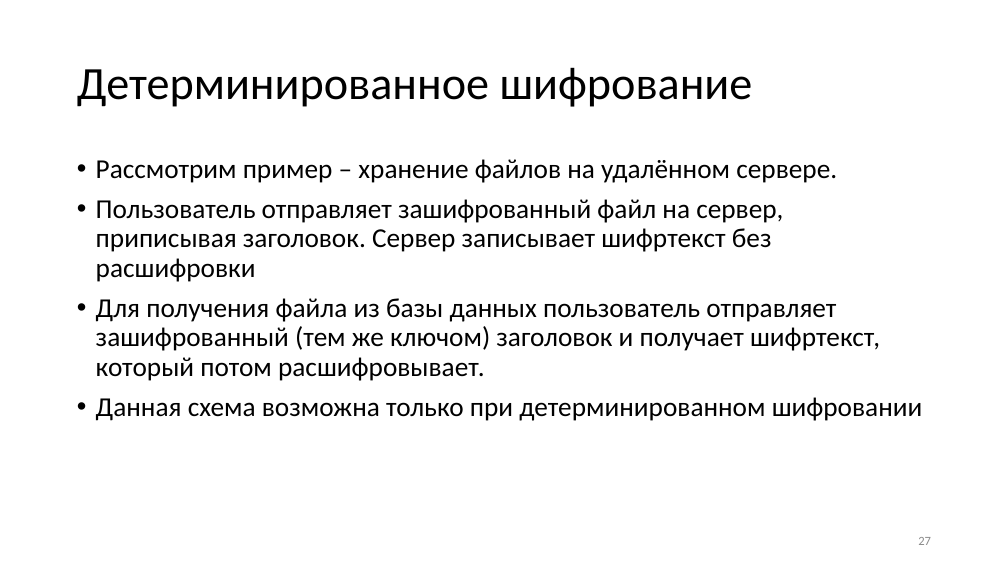
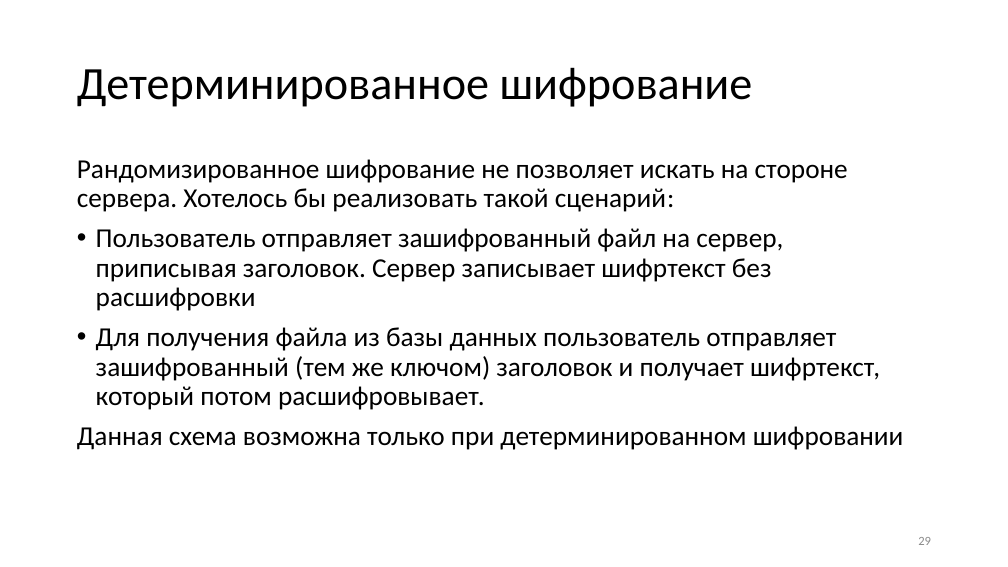
Before and after one commit to GeorgyFirsov-s-forks/CryptoLectures, a slide deck: slide 29 of Lectures/Lecture8.pptx (slide 27 before the commit). Drawn at 1008x567 pixels with LibreOffice and Linux fonts; fonts in the diff are those of the drawing. Boxes give left, top, right and bottom in pixels: in the first picture for what was removed or moved away, otherwise in the second. Text is boxed around its words. In the diff, an @@ line names an element or a change of style, - is before the commit and + after.

```diff
--- a/Lectures/Lecture8.pptx
+++ b/Lectures/Lecture8.pptx
@@ text at (x1=77, y1=159, x2=848, y2=212): text changed @@
-• Рассмотрим пример – хранение файлов на удалённом сервере.
+Рандомизированное шифрование не позволяет искать на стороне сервера. Хотелось бы реализовать такой сценарий:
@@ text at (x1=77, y1=426, x2=904, y2=450): bullet • to none @@
@@ page number at (x1=918, y1=537, x2=931, y2=545): text changed @@
-27
+29
```
Also in this commit, not shown: 3 other slides changed, 5 slides added, 3 other files.
